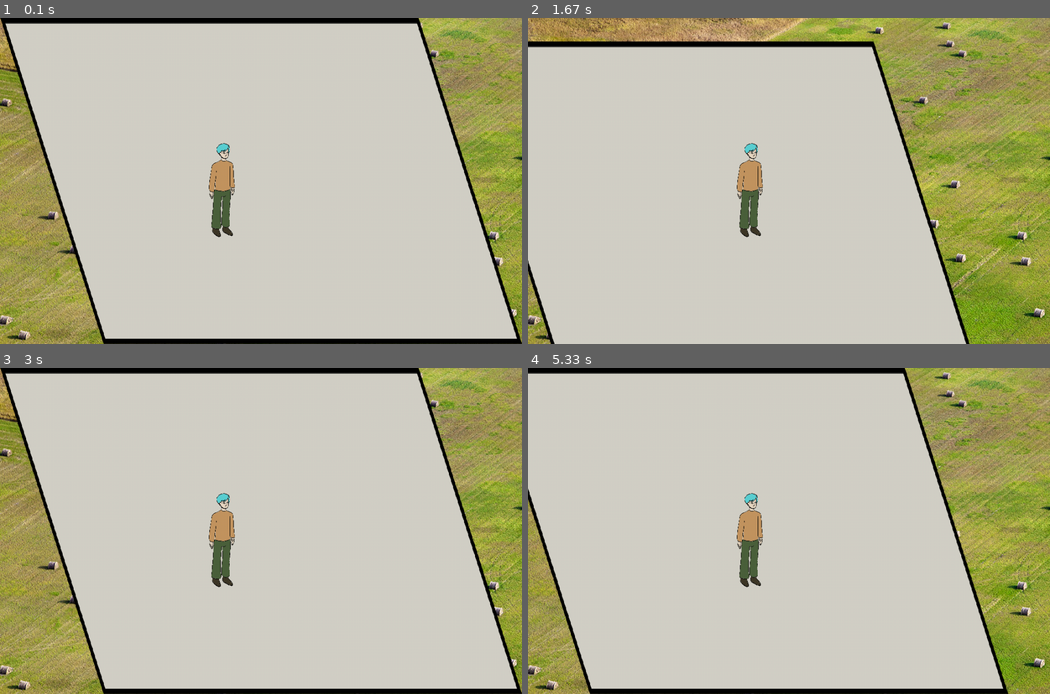
Above: before the commit, frames 1-4 (two rows, left to right).
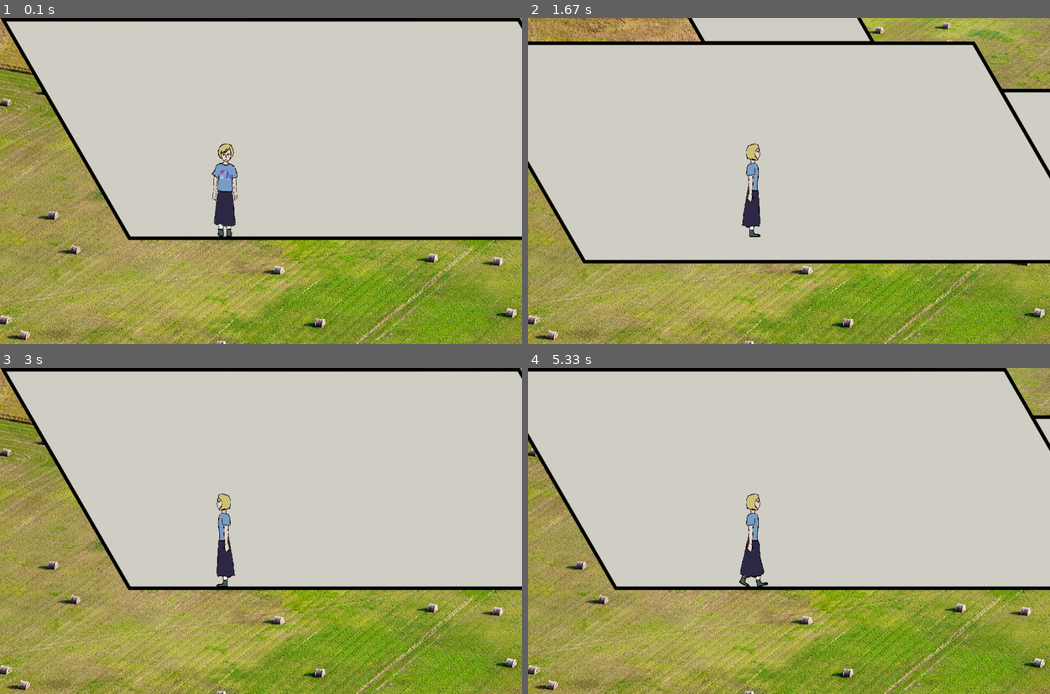
Above: after the commit, the same moments.

Repository: thevicsol/fickle-student-sim
Game: pygame game, started from main.py
Same seed, same stepped clock (60 frames per second), same inputs: the game is played once before the commit and once after it.
Inputs:
- Up to frame 1 (0.1 s): no input
- Up to frame 2 (1.67 s): hold Right 0.33-0.8 s; hold Up 0.83-1.13 s; hold Right 1.17-1.63 s
- Up to frame 3 (3 s): hold Left 1.67-2.2 s; hold Down 2.23-2.53 s; hold Left 2.57-2.97 s
- Up to frame 4 (5.33 s): hold Up 3-3.37 s; hold Right 3.4-4.03 s; hold Down 4.07-4.43 s; hold Left 4.47-4.93 s; hold Right from 4.97 s (still down)

The runs differ from the first frame. In frame 1, 42% of the frame differs, in the area x 0-100%, y 0-100%; in frame 2, 44%; in frame 3, 42%; in frame 4, 46%.

Commit message:
Передвижение игрока по карте + отображение комнат (1.1 - 1.2)
Первые два подпункта первого пункта плана работы

Diff:
--- a/main.py
+++ b/main.py
@@ -8,32 +8,72 @@
 
 
 class Player(pygame.sprite.Sprite):
-    def __init__(self, color, height, width):
+    def __init__(self, color):
         super().__init__()
-        player_img = pygame.image.load("sprites/player.png")
-        self.collision = pygame.image.load("sprites/collision.png")
-        self.image = pygame.transform.scale(player_img, (50, 180))
-        self.mask = pygame.mask.from_surface(self.collision)
+        self.sheet = pygame.transform.scale(pygame.image.load("sprites/spritesheet.png"), (240, 900))  # лист спрайтов
+        self.image = self.sheet.subsurface(pygame.Rect((0, 0), (60, 180)))  # вырезаем кадр из листа спрайтов
         self.rect = self.image.get_rect()
         self.rect.center = (WIDTH / 2, HEIGHT / 2)
-
-        pygame.draw.rect(self.image,
-                         color,
-                         self.rect)
-        self.rect = self.image.get_rect()
-
-
-class Wall(pygame.sprite.Sprite):
-    def __init__(self, side):
+        self.dirs = {'r': [2, 2, 0], 'l': [2, 2, 0], 'u': [4, 1, 0], 'd': [4, 0, 0], 'ru': [2, 4, 0],
+                     'rd': [2, 3, 0], 'lu': [2, 4, 0], 'ld': [2, 3, 0]}
+        # аргументы в списках: 1 - сколько кадров у анимации, 2 - какую строчку листа занимает, 3 - какой текущий кадр
+        self.dir = ''  # текущее направление игрока
+
+        pygame.draw.rect(self.image, color, self.rect)
+        self.rect = self.image.get_rect()
+
+    def animate(self, dir, stop=False):  # функция, обновляющая анимацию игрока. стоп - анимация стояния (не ходьбы)
+        self.image = self.sheet.subsurface(pygame.Rect((self.dirs[dir][2] * 60, self.dirs[dir][1] * 180), (60, 180)))
+        if stop:  # если персонаж стоит, выбирается первый кадр анимации ходьбы соответствующего направления
+            self.image = self.sheet.subsurface(pygame.Rect((0, self.dirs[dir][1] * 180), (60, 180)))
+            self.dir = ''  # направление назначается нулевым, чтобы показать, что персонаж стоит
+        if dir in ['r', 'rd', 'lu']:  # спрайты отражаются зеркально
+            self.image = pygame.transform.flip(self.image, True, False)
+        if not stop:  # смена кадра при ходьбе
+            self.dirs[dir][2] = self.dirs[dir][2] + 1
+            if self.dirs[dir][2] == self.dirs[dir][0]:  # возвращение к первому кадру по достижении последнего
+                self.dirs[dir][2] = 0
+            self.dir = dir
+
+
+class CollisionMask(pygame.sprite.Sprite):  # неотображаемые рамки, благодаря которым игрок не ходит сквозь стены
+    def __init__(self, color, img):
+        super().__init__()
+        self.image = pygame.image.load(img)
+        self.mask = pygame.mask.from_surface(self.image)
+        self.rect = self.image.get_rect()
+        self.rect.center = (WIDTH / 2, HEIGHT / 2)
+
+        pygame.draw.rect(self.image, color, self.rect)
+        self.rect = self.image.get_rect()
+
+
+class RoomElement(pygame.sprite.Sprite):  # класс для элементов комнат: полов '', стен 'wall' и других объектов 'obj'
+    def __init__(self, id, parent=None, dist=None, neighbours={}, rtype='', typen=''):
+        """ id - уникальный номер комнаты, parent - id соседней комнаты, в которой игрок был до этого и к которой
+        как бы 'привязана' эта комната, dist - расстояние между левым верхним углом родительской комнаты и левым верхним
+        углом данной комнаты, neighbours - список id соседних комнат, rtype - тип элемента (пол, стена, объект),
+        typen - номер стены или объекта по счету (пол может быть только один, так что для него не указывается)"""
         pygame.sprite.Sprite.__init__(self)
-        self.side = side
-        self.image = pygame.transform.scale(pygame.image.load("testroom/" + side + '.png'), (1000, 625))
+        self.id = id
+        if rtype == '':  # соседи не указываются у стен и объектов
+            self.neighbours = list(neighbours)
+        else:
+            self.typen = typen  # номер по счету (отличающийся от id) есть только у объектов и стен
+        self.image = pygame.image.load("rooms/room" + str(id) + rtype + str(typen) + '.png')
         self.mask = pygame.mask.from_surface(self.image)
         self.rect = self.image.get_rect()
-        self.rect.x = 0
-        self.rect.y = 0
-
-    def moveRight(self, pixels):
+        if parent is None:  # координаты самой первой комнаты
+            self.rect.x = 0
+            self.rect.y = 0
+        else:
+            global map
+            for room in map:
+                if room.id == parent:
+                    self.rect.x = room.rect.x + dist[0]  # координаты комнаты рассчитываются относительно родительской
+                    self.rect.y = room.rect.y + dist[1]
+
+    def moveRight(self, pixels):  # при перемещении игрока движется карта
         self.rect.x += pixels
 
     def moveLeft(self, pixels):
@@ -46,32 +86,85 @@
         self.rect.y -= speed * speed / 5
 
 
+def mapupdate(id, neighbours):  # смена отображаемых комнат, когда заходишь в другую комнату
+    neighwalls = neighbours.copy()  # это просто технический момент, чтобы работал алгоритм
+    for room in map:  # удаляем те комнаты, которые больше не соседние
+        if room.id not in neighbours and room.id != id:
+            room.kill()
+        elif room.id in neighbours:
+            neighbours.remove(room.id)
+    walls.empty()  # удаляем все стены
+    for obj in objects:  # удаляем объекты в соседних комнатах
+        if obj.id not in neighwalls:
+            obj.kill()
+    for roomid in neighbours:  # добавляем новые соседние комнаты
+        room = RoomElement(roomid, id, rooms[roomid][id], rooms[roomid].keys())
+        map.add(room)
+    for roomid in neighwalls:  # добавляем стены соседних комнат
+        if roomid in wallist.keys():
+            for wallid in wallist[roomid]['out'][id]:
+                wall = RoomElement(roomid, roomid, wallist[roomid][wallid], rtype='wall', typen=wallid)
+                walls.add(wall)
+    if id in wallist.keys():  # добавляем стены текущей комнаты
+        for wallid in wallist[id]['in']:
+            wall = RoomElement(id, id, wallist[id][wallid], rtype='wall', typen=wallid)
+            walls.add(wall)
+    if id in objlist.keys():  # добавляем объекты текущей комнаты
+        for objid in objlist[id].keys():
+            obj = RoomElement(id, id, objlist[id][objid], rtype='obj', typen=objid)
+            objects.add(obj)
+
+
 pygame.init()
 
-
-RED = (255, 0, 0)
 
 size = (WIDTH, HEIGHT)
 screen = pygame.display.set_mode(size)
 pygame.display.set_caption("Creating Sprite")
 
 all_sprites_list = pygame.sprite.Group()
-walls = pygame.sprite.Group()
-playergroup = pygame.sprite.Group()
-
-player = Player(RED, 20, 30)
+map = pygame.sprite.Group()  # полы комнат
+walls = pygame.sprite.Group()  # стены
+objects = pygame.sprite.Group()  # объекты
+playergroup = pygame.sprite.Group()  # игрок
+collision = pygame.sprite.Group()  # неотображаемые рамки для столкновения со стенами
+
+player = Player((255, 0, 0))
+collup = CollisionMask((255, 0, 0), 'sprites/collup.png')  # рамки для столкновения со стенами
+collision.add(collup)
+collupwall = CollisionMask((255, 0, 0), 'sprites/collupwall.png')
+collision.add(collupwall)
+colldown = CollisionMask((255, 0, 0), 'sprites/colldown.png')
+collision.add(colldown)
+colleft = CollisionMask((255, 0, 0), 'sprites/colleft.png')
+collision.add(colleft)
+collright = CollisionMask((255, 0, 0), 'sprites/collright.png')
+collision.add(collright)
+for sprite in collision:
+    sprite.rect.x = 400
+    sprite.rect.y = 240
 player.rect.x = 400
 player.rect.y = 240
 background = pygame.image.load('sprites/bg.jpg').convert()
 background_rect = background.get_rect()
+rooms = {0: {1: (-38, 752), 6: (-1040, -90)}, 1: {0: (38, -752), 2: (440, 420)}, 2: {1: (-440, -420), 3: (-876, -85)},
+         3: {2: (876, 85), 4: (-333, 420), 5: (-1569, 209)}, 4: {3: (333, -420)},
+         5: {3: (1569, -209), 6: (1005, -1385)}, 6: {5: (-1005, 1385), 0: (1040, 90)}}
+#  для каждой комнаты здесь указано, на каком расстоянии от нее находятся соседние ей комнаты
+wallist = {2: {'out': {1: (2, 3), 3: (0, 2)}, 'in': (0, 1), 0: (4, -439), 1: (831, -439), 2: (4, -439), 3: (246, -20)}}
+"""  для комнат, у которых есть стены, указывается, какие стены отображаются при нахождении в соседних комнатах и
+непосредственно внутри данной, а также расстояние между левым верхним углом пола и верхним левым углом каждой стены """
+objlist = {5: {0: (1255, 1156)}}  # то же самое, что со стенами, но объекты видно только при нахождении в данной комнате
 
 playergroup.add(player)
-a = Wall('borderdown')
-b = Wall('borderup')
-c = Wall('borderleft')
-d = Wall('borderright')
-e = Wall('floor')
-walls.add(a, b, c, d, e)
+room0 = RoomElement(0, None, None, rooms[0].keys())
+map.add(room0)
+room1 = RoomElement(1, 0, rooms[1][0], rooms[1].keys())
+map.add(room1)
+room6 = RoomElement(6, 0, rooms[6][0], rooms[6].keys())
+map.add(room6)
+curroom = 0  # id текущей комнаты
+animatecount = -1
 
 exit = True
 clock = pygame.time.Clock()
@@ -84,29 +177,91 @@
             if event.key == pygame.K_x:
                 exit = False
 
+    front = pygame.sprite.Group()  # объекты, находящиеся перед игроком, следовательно, рисующиеся поверх него
+    animatecount = animatecount + 1  # счетчик, отвечающий за скорость анимации - она сменяется каждый третий кадр
+    if animatecount == 3:
+        animatecount = 0
+
     keys = pygame.key.get_pressed()
-    # character_rect.colliderect(another_rect)
-    if keys[pygame.K_LEFT] and not pygame.sprite.spritecollide(player, [c], False, pygame.sprite.collide_mask):
-        for sprite in walls:
+    direction = ''  # нажатые пользователем стрелки
+    cango = set()  # множество направлений, в которые может двигаться игрок в данный кадр
+    for room in map:  # если игрок с какой-то стороны заходит за пределы пола, он не может идти в этом направлении
+        roomgo = 0
+        if pygame.sprite.spritecollide(colleft, [room], False, pygame.sprite.collide_mask):
+            cango.add('r')  # проверяется, что игрок пересекается с полом, т.е. находится на нем
+            roomgo += 1
+        if pygame.sprite.spritecollide(collright, [room], False, pygame.sprite.collide_mask):
+            cango.add('l')
+            roomgo += 1
+        if pygame.sprite.spritecollide(colldown, [room], False, pygame.sprite.collide_mask):
+            cango.add('d')
+            roomgo += 1
+        if pygame.sprite.spritecollide(collup, [room], False, pygame.sprite.collide_mask):
+            cango.add('u')
+            roomgo += 1
+        if roomgo == 4:
+            if room.id != curroom:  # если комната не равна текущей, значит, игрок зашел в другую и надо обновить карту
+                curroom = room.id
+                mapupdate(curroom, room.neighbours.copy())  # передается id новой текущей комнаты и список соседних
+    for wall in walls:  # столкновение именно со стенами, где они есть - на тестовой карте это 2 дверных проема
+        if pygame.sprite.spritecollide(collright, [wall], False, pygame.sprite.collide_mask):
+            cango.discard('l')
+        if pygame.sprite.spritecollide(collupwall, [wall], False, pygame.sprite.collide_mask):
+            cango.discard('u')
+    if keys[pygame.K_LEFT] and 'r' in cango:  # перемещение игрока в тех направлениях, в которых можно двигаться
+        for sprite in map:
             sprite.moveRight(5)
-    if keys[pygame.K_RIGHT] and not pygame.sprite.spritecollide(player, [d], False, pygame.sprite.collide_mask):
-        for sprite in walls:
+        for sprite in walls:
+            sprite.moveRight(5)
+        for sprite in objects:
+            sprite.moveRight(5)
+        direction = 'r'
+    if keys[pygame.K_RIGHT] and 'l' in cango:
+        for sprite in map:
             sprite.moveLeft(5)
-    if (keys[pygame.K_DOWN] and not pygame.sprite.spritecollide(player, [a], False, pygame.sprite.collide_mask) and not
-            pygame.sprite.spritecollide(player, [c], False, pygame.sprite.collide_mask)):
-         for sprite in walls:
+        for sprite in walls:
+            sprite.moveLeft(5)
+        for sprite in objects:
+            sprite.moveLeft(5)
+        direction = 'l'
+    if keys[pygame.K_DOWN] and 'd' in cango:
+        for sprite in map:
             sprite.moveBack(5)
-    if (keys[pygame.K_UP] and not pygame.sprite.spritecollide(player, [b], False, pygame.sprite.collide_mask) and not
-            pygame.sprite.spritecollide(player, [d], False, pygame.sprite.collide_mask)):
-        for sprite in walls:
+        for sprite in walls:
+            sprite.moveBack(5)
+        for sprite in objects:
+            sprite.moveBack(5)
+        direction += 'd'
+    if keys[pygame.K_UP] and 'u' in cango:
+        for sprite in map:
             sprite.moveForward(5)
+        for sprite in walls:
+            sprite.moveForward(5)
+        for sprite in objects:
+            sprite.moveForward(5)
+        direction += 'u'
+    if len(direction) > 2:  # если нажато более 2 стрелок одновременно, учитываются только 2 из них
+        direction = direction[:1]
+    if 'du' in direction:  # если нажаты и вверх, и вниз, одно из этих направлений не учитывается
+        direction = direction[:-2]
+    if direction != '':  # смена анимации
+        if animatecount == 0:
+            player.animate(direction)
+    elif player.dir != '':  # если игрок не перемещается, включается анимация стояния
+        player.animate(player.dir, True)
+    for obj in objects:  # если игрок оказывается за объектом, объект рисуется поверх него, иначе сверху рисуется игрок
+        if obj.rect.bottom - 5 > player.rect.bottom:
+            front.add(obj)
 
     all_sprites_list.update()
     screen.fill((0, 0, 0))
     screen.blit(background, background_rect)
     all_sprites_list.draw(screen)
+    map.draw(screen)
     walls.draw(screen)
+    objects.draw(screen)
     playergroup.draw(screen)
+    front.draw(screen)
     pygame.display.flip()
     clock.tick(30)  # скорость перемещения
 
Binary file added: rooms/room0.png
Binary file added: rooms/room1.png
Binary file added: rooms/room2.png
Binary file added: rooms/room2wall0.png
Binary file added: rooms/room2wall1.png
Binary file added: rooms/room2wall2.png
Binary file added: rooms/room2wall3.png
Binary file added: rooms/room3.png
Binary file added: rooms/room4.png
Binary file added: rooms/room5.png
Binary file added: rooms/room5obj0.png
Binary file added: rooms/room6.png
(and 6 more such lines)
